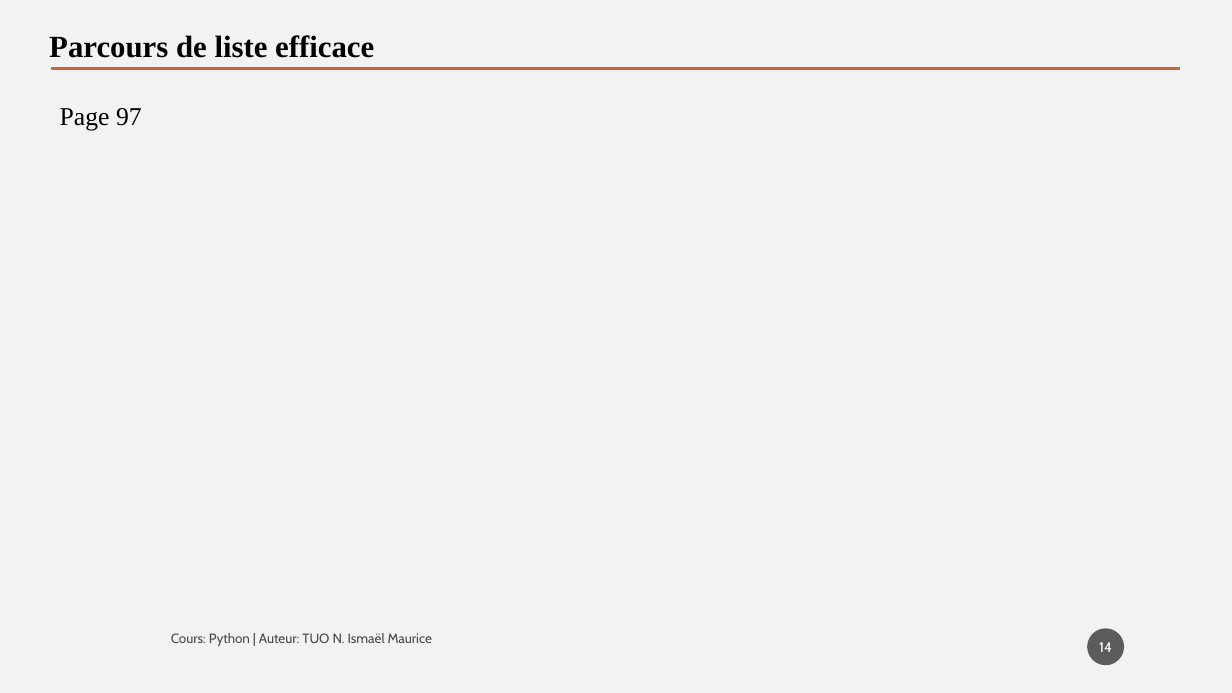
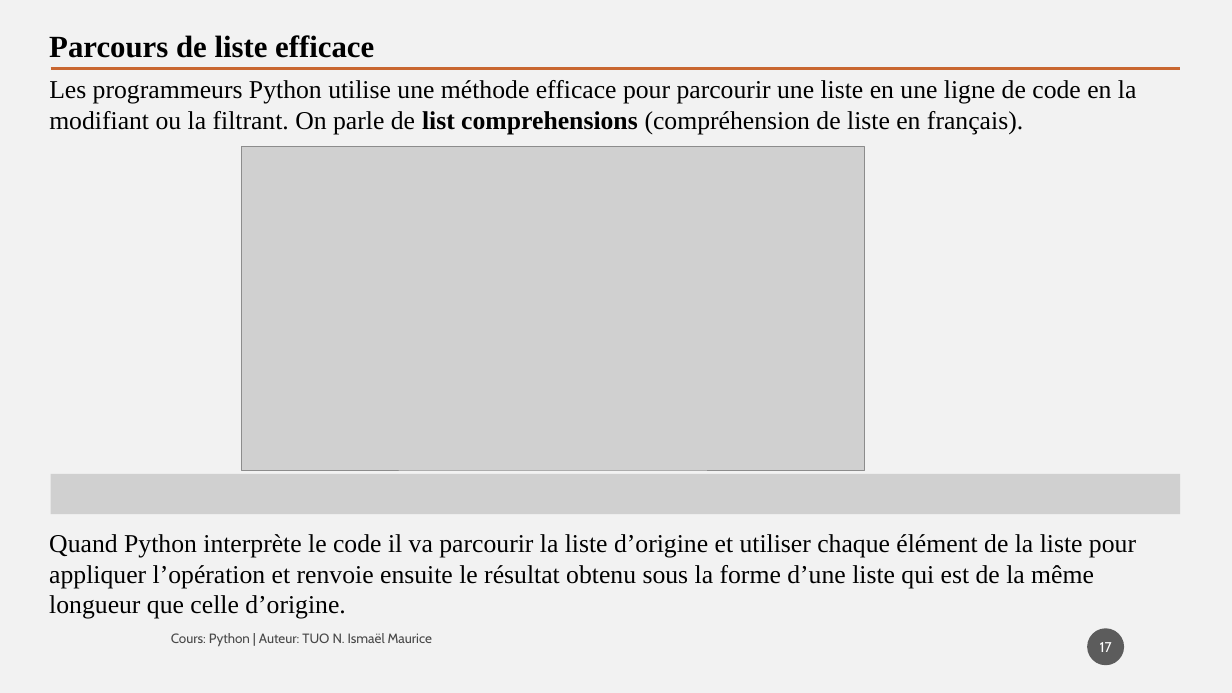
Before and after one commit to tisma95/cours-python, a slide deck: slide 17 of source/Chapitre 9 - Les listes.pptx (slide 14 before the commit). Drawn at 1232x693 pixels with LibreOffice and Linux fonts; fonts in the diff are those of the drawing; grey boxes stand for pictures. Boxes give left, top, right and bottom in pixels: in the first picture for what was removed or moved away, otherwise in the second. Text is boxed around its words. In the diff, an @@ line names an element or a change of style, - is before the commit and + after.

Commit message:
Feat(chp9): Chapitre sur les listes
Ajout des operations sur enumerate, boucle for et passage de chaine à liste

```diff
--- a/source/Chapitre 9 - Les listes.pptx
+++ b/source/Chapitre 9 - Les listes.pptx
@@ text at (49, 80, 1136, 135): text changed @@
-Page 97
+Les programmeurs Python utilise une méthode efficace pour parcourir une liste en une ligne de code en la modifiant ou la filtrant. On parle de list comprehensions (compréhension de liste en français).
@@ picture added at (241, 146, 864, 470) @@
@@ picture added at (51, 474, 1180, 515) @@
@@ text added at (49, 534, 1136, 619), 20 pt, text #000000 @@
+Quand Python interprète le code il va parcourir la liste d’origine et utiliser chaque élément de la liste pour appliquer l’opération et renvoie ensuite le résultat obtenu sous la forme d’une liste qui est de la même longueur que celle d’origine.
@@ page number at (1100, 642, 1112, 652): text changed @@
-14
+17
```
Also in this commit, not shown: 11 other slides changed, 2 slides added, 3 other files.
